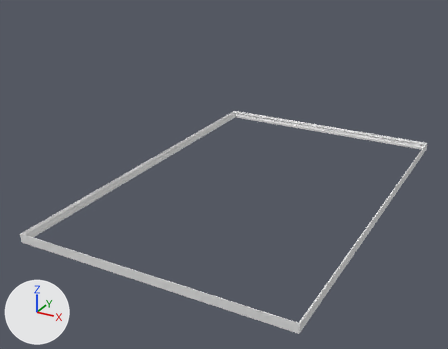
Renders of the OBJ model Assets/Meshes/baseboard.obj from each side of a commit.
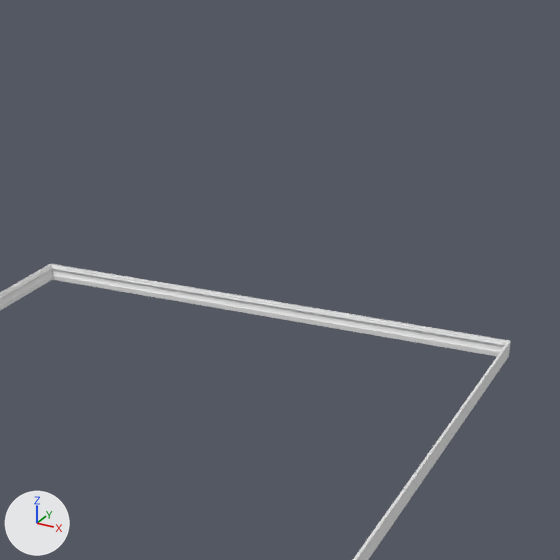
Each version is shown whole from a 50 mm camera at (83.5, -152.9, 64.7) aimed at (1.1, -3.2, -10.1), then close up on the part from 48% to 100% of the width and 0% to 67% of the height. Every picture has the same lights, and +X, +Y and +Z are marked at lower left. Where no turn or scale is listed for an object, it has been applied to the vertices.
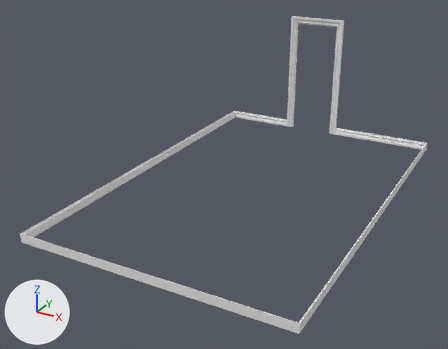
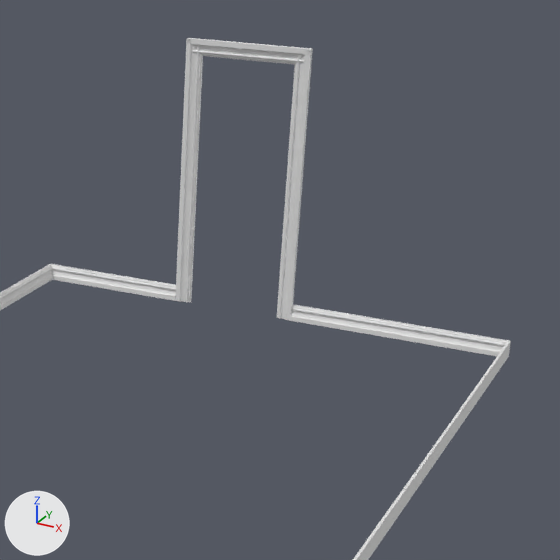
Where the change shows, as pixel boxes [x1, y1, x2, y2] in the close-ups (560 x 560 px):
'Plane.004', reshaped
    before: [0, 264, 511, 560]
    after: [0, 38, 511, 560]
part 1 of me_plane_004, added
    after: [175, 40, 203, 302]
part 2 of me_plane_004, added
    after: [277, 49, 313, 321]
part 3 of me_plane_004, added
    after: [187, 38, 311, 65]
part 4 of me_plane_004, built on
    both: [51, 264, 509, 356]

The edits, one by one:
me_plane_004 is used by ob_plane_004; location (0.0, 0.0, 0.0).
me_plane_004 had 200 vertices, 284 faces and spanned x -32.6..46.4, y -53.0..67.1, z -17.7..-15.1.
me_plane_004 now has 425 vertices, 591 faces and spans x -32.6..46.4, y -53.0..67.1, z -17.7..25.6.
me_plane_004 part 1: the loose piece of 50 vertices spanning x -32.5..46.4, y 66.3..67.1, z -17.7..-15.1 is copied, and the copy is multiplied about its middle by the matrix ((0.0, 0.0, 1.0), (0.0, 1.0, 0.0), (-0.548, 0.0, 0.0)), then moved by (-14.0, 0.0, 20.3); it spans x -8.3..-5.8, y 66.3..67.1, z -17.7..25.6.
me_plane_004 part 2: the loose piece of 50 vertices spanning x -32.5..46.4, y 66.3..67.1, z -17.7..-15.1 is copied, and the copy is multiplied about its middle by the matrix ((0.0, 0.0, -1.0), (0.0, 1.0, 0.0), (-0.548, 0.0, 0.0)), then moved by (3.7, 0.0, 20.3); it spans x 9.3..11.9, y 66.3..67.1, z -17.7..25.6.
me_plane_004 part 3: the loose piece of 50 vertices spanning x -32.5..46.4, y 66.3..67.1, z -17.7..-15.1 is copied, and the copy is scaled about its middle by (-0.255, 1, -1), then moved by (-5.2, 0.0, 40.7); it spans x -8.3..11.9, y 66.3..67.1, z 23.1..25.6.
Part 4, on me_plane_004:
25 faces are deleted.
25 new vertices lie (-34.5, 0.0, 0.0) away from vertices in x 46.4, y 66.3..67.1, z -17.7..-15.1.
25 new vertices lie (24.1, 0.0, 0.0) away from vertices in x -32.5, y 66.3..67.1, z -17.7..-15.1.
96 new faces join them.
